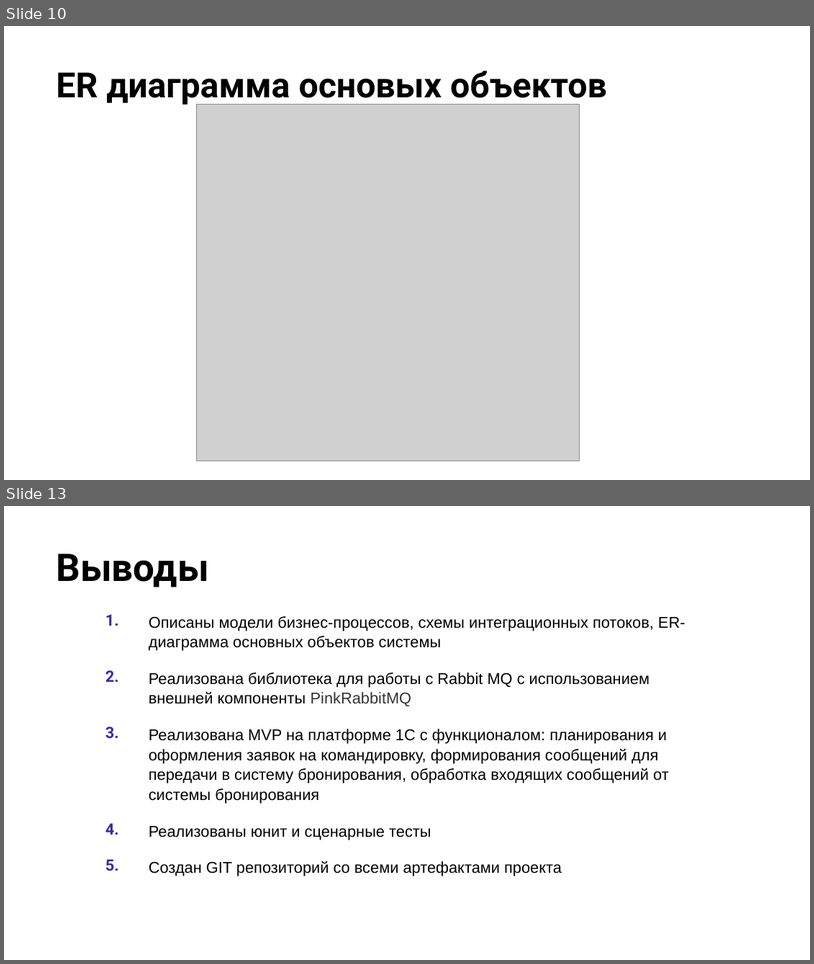
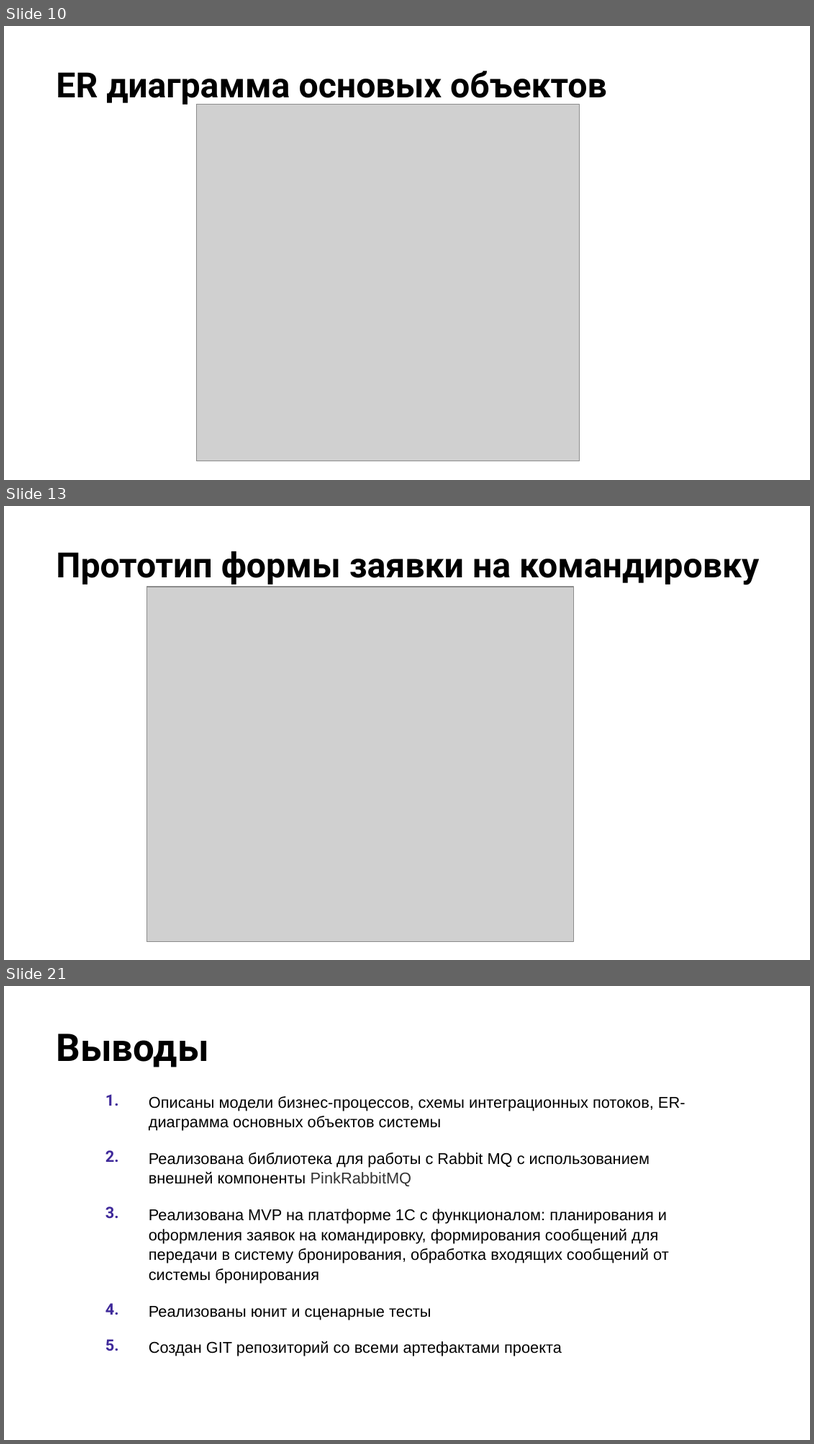
Before and after one commit to EvgeniyKalev/PW, a slide deck: doc/Оформление командировки.pptx. Shown one above the other, each under a label of ours: slides 10 and 13 before the commit, slides 10, 13 and 21 after it; the slides between them are not shown. The pictures are 814x964 and 814x1444 pixels, drawn with LibreOffice and Linux fonts; fonts in the diff are those of the drawing; grey boxes stand for pictures; background and template pictures are left out. Boxes give left, top, right and bottom in pixels: in the first picture for what was removed or moved away, otherwise in the second. Text is boxed around its words. In the diff, an @@ line names an element or a change of style, - is before the commit and + after.

```diff
--- a/doc/Оформление командировки.pptx
+++ b/doc/Оформление командировки.pptx
@@ slide 13 added at (4, 506, 810, 960), background picture (left out) @@
@@ title added at (56, 551, 759, 585), 31 pt, text #000000, bold @@
+Прототип формы заявки на командировку
@@ picture added at (147, 587, 574, 942) @@
@@ what was slide 13 is now slide 21 @@
```
Also in this commit, not shown: 2 slides changed, 7 other slides added.
